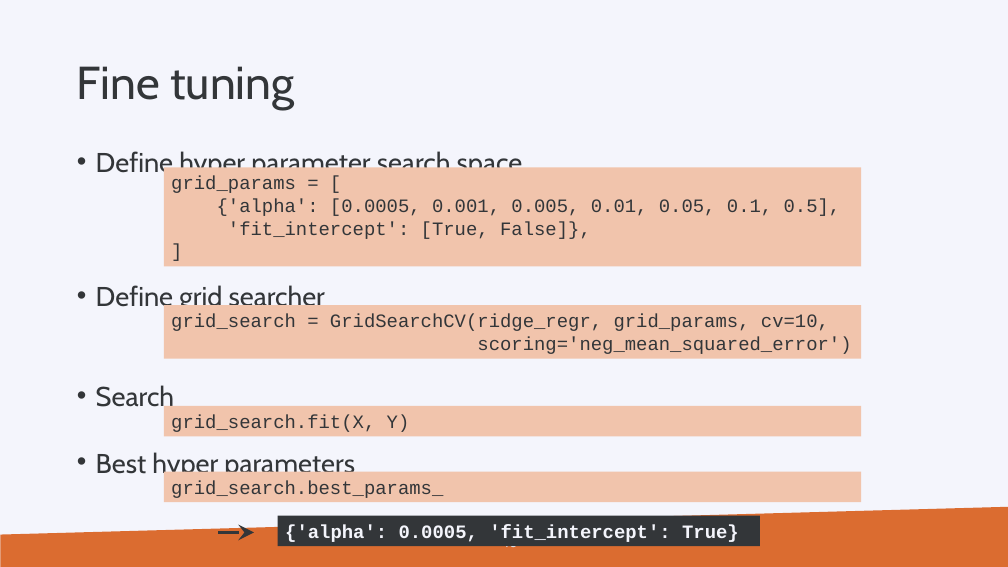
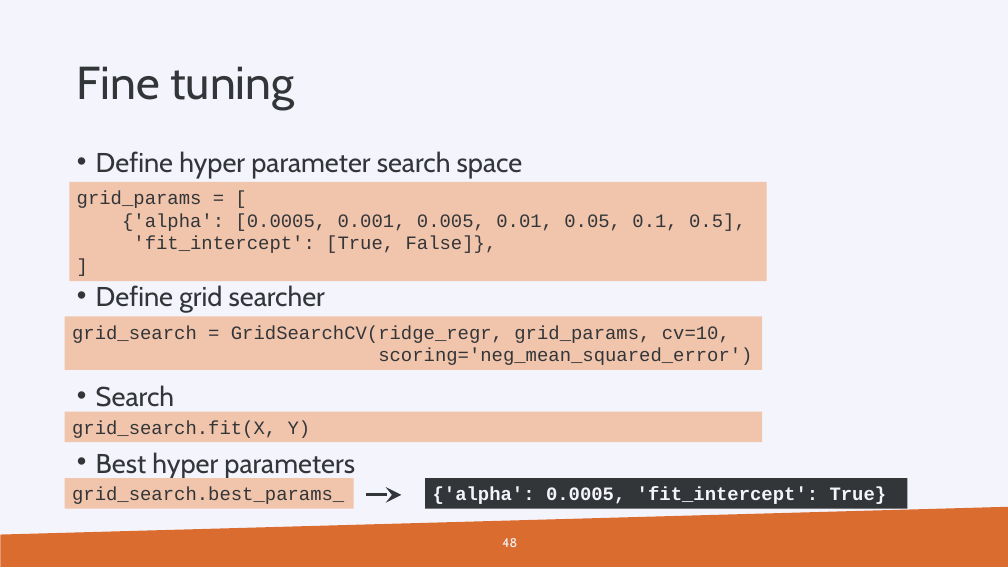
Before and after one commit to gjbex/Machine-learning-with-Python, a slide deck: slide 48 of python_for_machine_learning.pptx. Drawn at 1008x567 pixels with LibreOffice and Linux fonts; fonts in the diff are those of the drawing; background and template pictures are left out. Boxes give left, top, right and bottom in pixels: in the first picture for what was removed or moved away, otherwise in the second. Text is boxed around its words. In the diff, an @@ line names an element or a change of style, - is before the commit and + after.

```diff
--- a/python_for_machine_learning.pptx
+++ b/python_for_machine_learning.pptx
@@ rectangle "grid_params = [": place and size @@
-rectangle "grid_params = [" at bbox=[164, 167, 861, 266]
+rectangle "grid_params = [" at bbox=[70, 182, 767, 281]
@@ rectangle "grid_search = GridSearchCV(ridge_regr, grid_params, cv=10,": place and size @@
-rectangle "grid_search = GridSearchCV(ridge_regr, grid_params, cv=10," at bbox=[164, 306, 861, 359]
+rectangle "grid_search = GridSearchCV(ridge_regr, grid_params, cv=10," at bbox=[65, 317, 762, 371]
@@ rectangle "grid_search.fit(X, Y)": place and size @@
-rectangle "grid_search.fit(X, Y)" at bbox=[164, 406, 861, 436]
+rectangle "grid_search.fit(X, Y)" at bbox=[65, 411, 762, 442]
@@ rectangle "grid_search.best_params_": place and size @@
-rectangle "grid_search.best_params_" at bbox=[164, 472, 861, 502]
+rectangle "grid_search.best_params_" at bbox=[65, 478, 354, 508]
@@ rectangle "{'alpha': 0.0005, 'fit_intercept': True}": place and size @@
-rectangle "{'alpha': 0.0005, 'fit_intercept': True}" at bbox=[278, 516, 760, 546]
+rectangle "{'alpha': 0.0005, 'fit_intercept': True}" at bbox=[425, 478, 907, 508]
@@ arrow moved from (219, 532) - (254, 532) to (366, 495) - (402, 495) @@
```
Also in this commit, not shown: 15 other slides changed.
